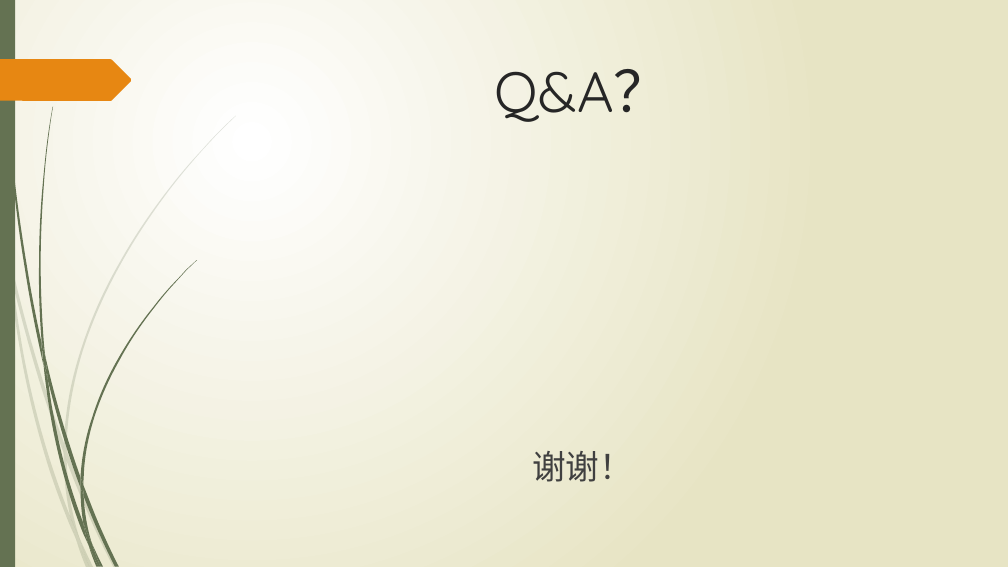
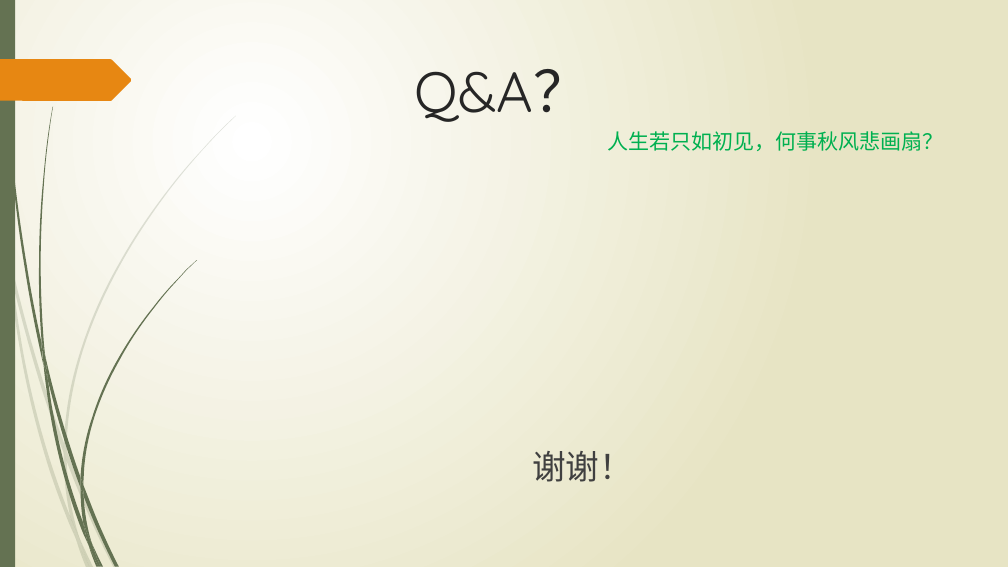
Before and after one commit to wangweihui/sassdemo, a slide deck: slide 11 of SASS愈行愈远.pptx. Drawn at 1008x567 pixels with LibreOffice and Linux fonts; fonts in the diff are those of the drawing. Boxes give left, top, right and bottom in pixels: in the first picture for what was removed or moved away, otherwise in the second. Text is boxed around its words. In the diff, an @@ line names an element or a change of style, - is before the commit and + after.

```diff
--- a/SASS愈行愈远.pptx
+++ b/SASS愈行愈远.pptx
@@ title "Q&A？": place and size @@
-title "Q&A？" at [495, 69, 671, 122]
+title "Q&A？" at [414, 69, 590, 122]
@@ text added at [607, 131, 944, 151], 20 pt, text #00B050 @@
+人生若只如初见，何事秋风悲画扇？
```
